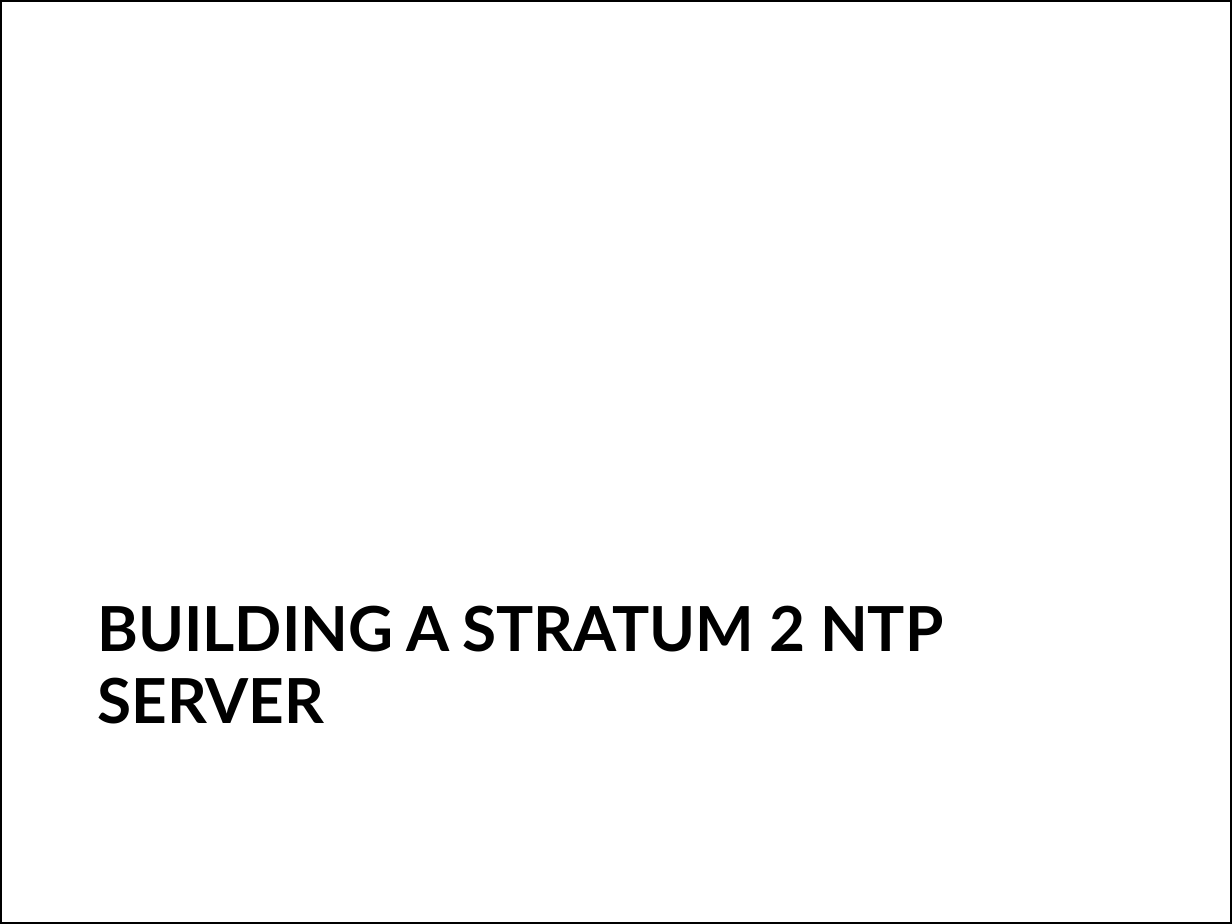
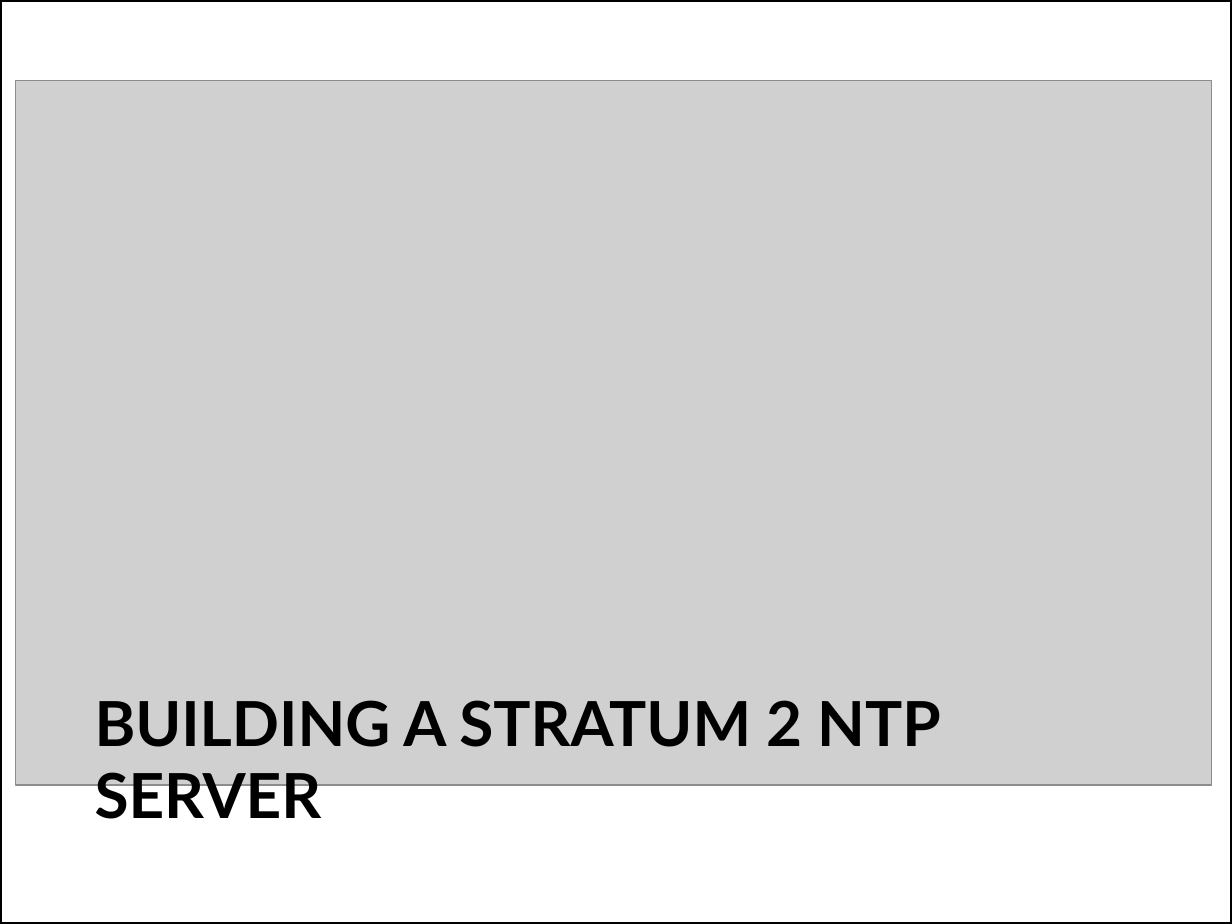
Before and after one commit to afnog/sse, a slide deck: slide 10 of ntp/ntp-service.pptx. Drawn at 1232x924 pixels with LibreOffice and Linux fonts; fonts in the diff are those of the drawing; grey boxes stand for pictures; background and template pictures are left out. Boxes give left, top, right and bottom in pixels: in the first picture for what was removed or moved away, otherwise in the second. Text is boxed around its words. In the diff, an @@ line names an element or a change of style, - is before the commit and + after.

Commit message:
/ ‘ntp/ntp-service.pptx’

```diff
--- a/ntp/ntp-service.pptx
+++ b/ntp/ntp-service.pptx
@@ picture added at bbox=[16, 80, 1213, 786] @@
@@ title "BUILDING A STRATUM 2 NTP ..." rewrapped from bbox=[97, 605, 943, 724] to bbox=[95, 700, 940, 830] @@
```
